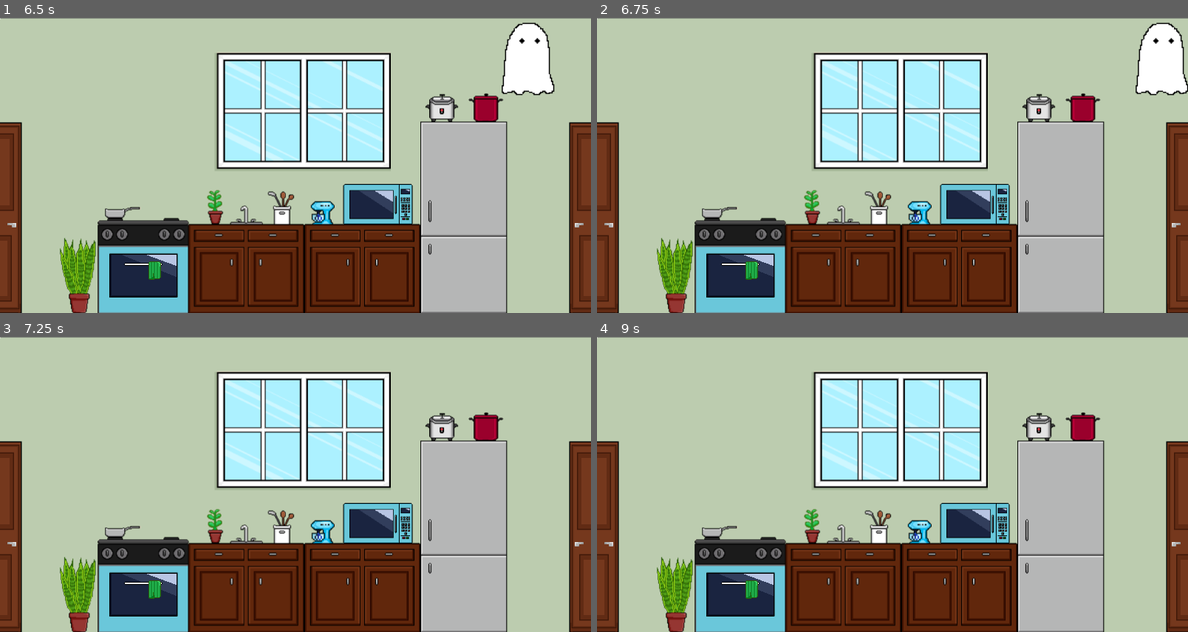
Above: before the commit, frames 1-4 (two rows, left to right).
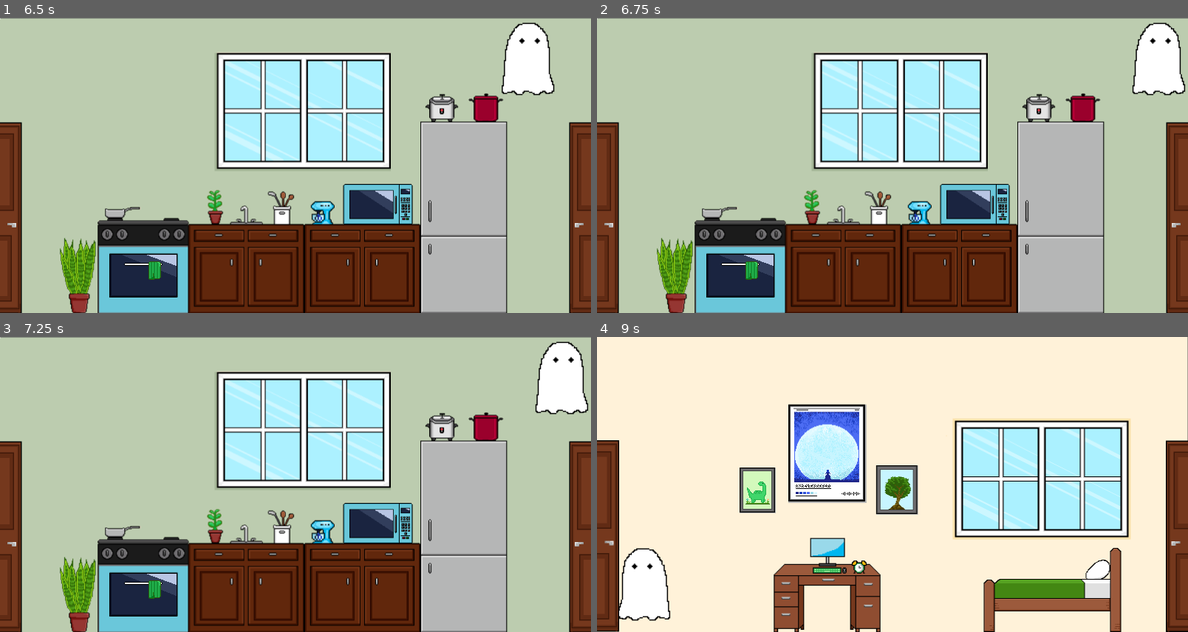
Above: after the commit, the same moments.

Repository: mlaflam/final-project
Game: Godot game, scene res://kitchen.tscn
Same seed, same stepped clock (60 frames per second), same inputs: the game is played once before the commit and once after it. Before the commit the project has no main scene; this scene is started directly in both runs.
Inputs:
- Up to frame 1 (6.5 s): tap Enter (ui_accept) at 0.5, 0.6, 0.77, 1.07, 1.35, 1.52, 1.82, 2.1, 2.85, 3.02, 3.32, 3.6, 3.77, 4.07, 4.35, 4.52, 4.82, 5.1, 5.85, 6.02, 6.32 s; hold Up (ui_up) 0.53-2.03 s; hold Left (ui_left) 2.03-3.53 s; hold Down (ui_down) 3.53-4.28 s; hold Right (ui_right) 4.28-5.03 s; hold Up (ui_up) 5.03-5.78 s; hold Right (ui_right) from 5.78 s (still down)
- Up to frame 2 (6.75 s): keep holding Right (ui_right); tap Enter (ui_accept) at 6.6 s
- Up to frame 3 (7.25 s): keep holding Right (ui_right); tap Enter (ui_accept) at 6.77, 7.07 s
- Up to frame 4 (9 s): tap Enter (ui_accept) at 7.35, 7.52, 7.82, 8, 8.1, 8.85 s; release Right (ui_right) at 8.03 s; hold Down (ui_down) 8.03-8.78 s; hold Left (ui_left) from 8.78 s (still down)

Frame 1 is identical in both runs. In frame 2, 0.6% of the frame differs, in the area x 90-100%, y 1-27%; in frame 3, 1.8%; in frame 4, 94%, in the area x 0-100%, y 0-100%.

Commit message:
Editing Scene Edges

Diff:
--- /dev/null
+++ b/Character2.tscn
@@ -0,0 +1,15 @@
+[gd_scene load_steps=3 format=3 uid="uid://dv1s4dpcvtwur"]
+
+[ext_resource type="Texture2D" uid="uid://brfqgrcn5u457" path="res://ghosties/ghost-4.png" id="1_a03ql"]
+
+[sub_resource type="RectangleShape2D" id="RectangleShape2D_tywnb"]
+size = Vector2(100.5, 136)
+
+[node name="CharacterBody2D" type="CharacterBody2D"]
+
+[node name="CollisionShape2D" type="CollisionShape2D" parent="."]
+position = Vector2(-0.25, 0)
+shape = SubResource("RectangleShape2D_tywnb")
+
+[node name="Sprite2D" type="Sprite2D" parent="."]
+texture = ExtResource("1_a03ql")
--- a/bedroom.tscn
+++ b/bedroom.tscn
@@ -9,6 +9,7 @@
 [ext_resource type="Texture2D" uid="uid://cfouj54bvqcej" path="res://desk-full.png" id="5_pk8h8"]
 [ext_resource type="PackedScene" uid="uid://dimsl1q7vtf8u" path="res://edge.tscn" id="7_0a4th"]
 [ext_resource type="Script" path="res://Area2D1.gd" id="8_wdpgb"]
+[ext_resource type="PackedScene" uid="uid://oj6i8i12jegi" path="res://side_edge.tscn" id="10_fkx87"]
 
 [sub_resource type="RectangleShape2D" id="RectangleShape2D_cwqim"]
 size = Vector2(91.5, 527.5)
@@ -69,6 +70,12 @@
 position = Vector2(48.75, 9)
 shape = SubResource("RectangleShape2D_7qt0n")
 
+[node name="StaticBody2D" parent="." instance=ExtResource("10_fkx87")]
+position = Vector2(-37, -2)
+
+[node name="StaticBody2D2" parent="." instance=ExtResource("10_fkx87")]
+position = Vector2(1599, 8)
+
 [connection signal="body_entered" from="Area2D2" to="Area2D2" method="_on_body_entered"]
 [connection signal="body_exited" from="Area2D2" to="Area2D2" method="_on_body_exited"]
 [connection signal="body_entered" from="Area2D" to="Area2D" method="_on_body_entered"]
--- a/kitchen.tscn
+++ b/kitchen.tscn
@@ -11,6 +11,7 @@
 [ext_resource type="PackedScene" uid="uid://dcodpi4nx3sk" path="res://Character.tscn" id="9_x42hj"]
 [ext_resource type="PackedScene" uid="uid://dimsl1q7vtf8u" path="res://edge.tscn" id="10_mi7dx"]
 [ext_resource type="Script" path="res://Area2D2.gd" id="11_ihpod"]
+[ext_resource type="PackedScene" uid="uid://oj6i8i12jegi" path="res://side_edge.tscn" id="12_87e7x"]
 
 [sub_resource type="RectangleShape2D" id="RectangleShape2D_bc8wq"]
 size = Vector2(68, 528)
@@ -74,5 +75,11 @@
 position = Vector2(1572, 545)
 shape = SubResource("RectangleShape2D_bc8wq")
 
+[node name="StaticBody2D2" parent="." instance=ExtResource("12_87e7x")]
+position = Vector2(-32, 4)
+
+[node name="StaticBody2D" parent="." instance=ExtResource("12_87e7x")]
+position = Vector2(1603, -1)
+
 [connection signal="body_entered" from="Area2D" to="Area2D" method="_on_body_entered"]
 [connection signal="body_exited" from="Area2D" to="Area2D" method="_on_body_exited"]
--- a/project.godot
+++ b/project.godot
@@ -11,6 +11,7 @@
 [application]
 
 config/name="fina-project"
+run/main_scene="res://bedroom.tscn"
 config/features=PackedStringArray("4.2", "Forward Plus")
 config/icon="res://icon.svg"
 
--- /dev/null
+++ b/side_edge.tscn
@@ -0,0 +1,9 @@
+[gd_scene format=3 uid="uid://oj6i8i12jegi"]
+
+[node name="StaticBody2D" type="StaticBody2D"]
+position = Vector2(-1, -3)
+
+[node name="Polygon2D" type="Polygon2D" parent="."]
+
+[node name="CollisionPolygon2D" type="CollisionPolygon2D" parent="."]
+polygon = PackedVector2Array(35, 2, 38, 805, -2, 805, -3, 2)
Not shown: 1 places in bedroom.tscn that only renumber resources
Not shown: 1 places in kitchen.tscn that only renumber resources
